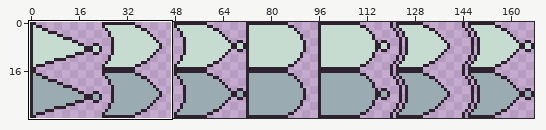
File history of a pixel-art file, src/engine/assets/gates.aseprite. Above, an overview of the earlier version with the close-up marked.
Close-up. Old version:
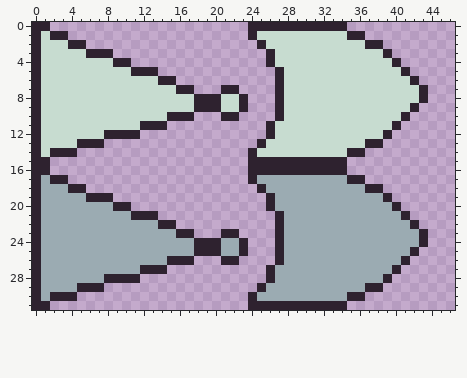
168x32 pixels, 1 frame. Shown: x 0..46, y 0..31.
After the commit:
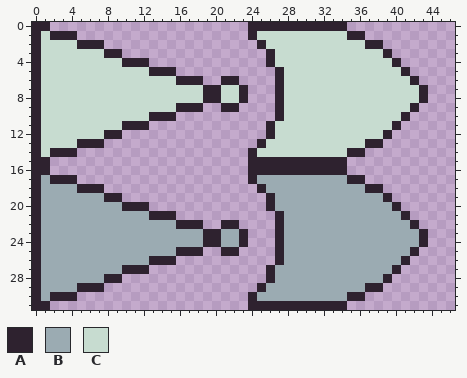
Palette (. is transparent): A #2e222f  B #9babb2  C #c7dcd0
Message: fix not gate
Difference:
There is now colour A in row 1 at x 4; in row 2 at x 6 to 7; in row 3 at x 9; in row 4 at x 11 to 12; in row 5 at x 14 to 15; in row 6 at x 16 to 18 and 21 to 22.
There is now colour A in row 7 at x 19 to 20 and 23; in row 17 at x 4; in row 18 at x 6 to 7; in row 19 at x 9; in row 20 at x 11 to 12; in row 21 at x 14 to 15.
There is now colour A in row 22 at x 16 to 18 and 21 to 22; in row 23 at x 19 to 20 and 23.
The edit turns colour B into colour A in row 25 at x 16 to 17 and 21 to 22; in row 26 at x 13 to 14; in row 27 at x 10 to 11.
The edit turns colour C into colour A in row 9 at x 16 to 17 and 21 to 22; in row 10 at x 13 to 14; in row 11 at x 10 to 11.
There is now colour B in row 23 at x 18.
The edit turns colour A into colour B in row 18 at x 4; in row 19 at x 6 to 7; in row 20 at x 9; in row 21 at x 11 to 12; in row 22 at x 14 to 15; in row 23 at x 16 to 17 and 21 to 22.
The edit turns colour A into colour B in row 24 at x 18.
There is now colour C in row 7 at x 18.
The edit turns colour A into colour C in row 2 at x 4; in row 3 at x 6 to 7; in row 4 at x 9; in row 5 at x 11 to 12; in row 6 at x 14 to 15; in row 7 at x 16 to 17 and 21 to 22.
The edit turns colour A into colour C in row 8 at x 18.
Colour A is removed in row 9 at x 19 to 20 and 23; in row 10 at x 16 to 17 and 21 to 22; in row 11 at x 13 to 14; in row 12 at x 10 to 11; in row 25 at x 19 to 20 and 23; in row 26 at x 16 to 17 and 21 to 22.
Colour A is removed in row 27 at x 13 to 14; in row 28 at x 10 to 11.
Changed places in both close-ups, as pixel boxes (x1, y1, x2, y2):
changed: (68, 31, 248, 139)
changed: (68, 175, 248, 283)
